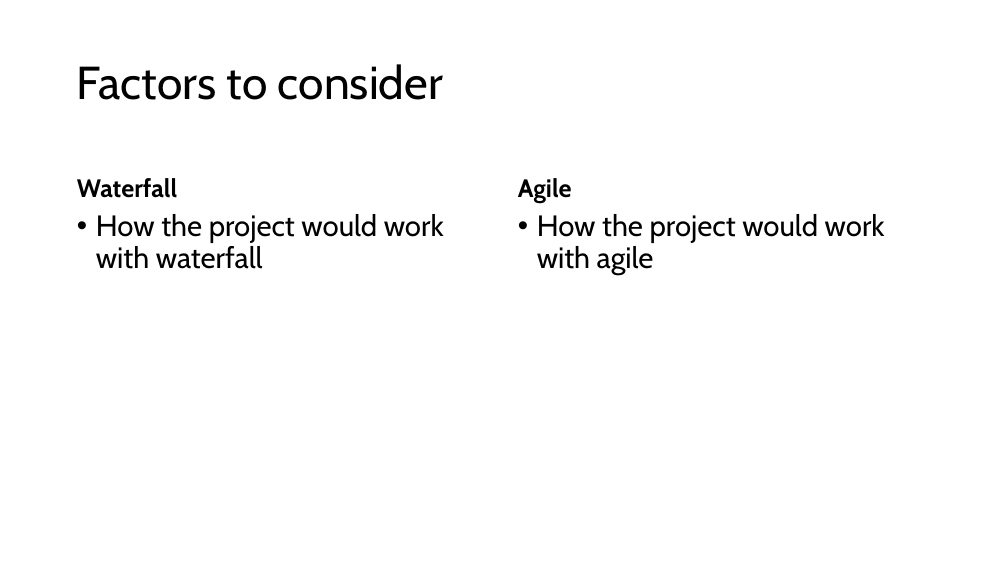
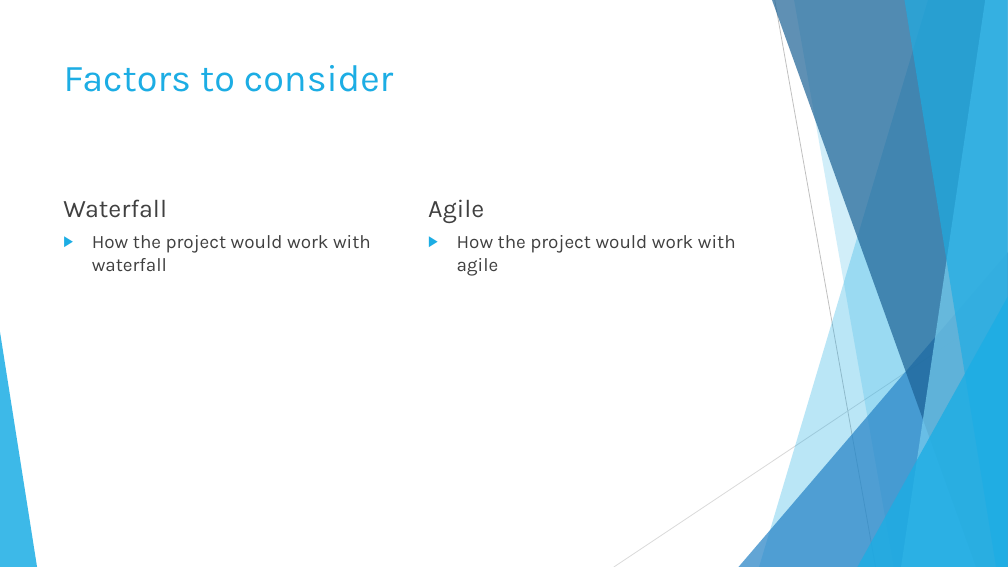
Before and after one commit to Soup098/CS_250, a slide deck: slide 5 of SDLC Final/SDLC Final PP.pptx (slide 6 before the commit). Drawn at 1008x567 pixels with LibreOffice and Linux fonts; fonts in the diff are those of the drawing. Boxes give left, top, right and bottom in pixels: in the first picture for what was removed or moved away, otherwise in the second. Text is boxed around its words. In the diff, an @@ line names an element or a change of style, - is before the commit and + after.

```diff
--- a/SDLC Final/SDLC Final PP.pptx
+++ b/SDLC Final/SDLC Final PP.pptx
@@ title "Factors to consider": place and size @@
-title "Factors to consider" at [77,64,443,100]
+title "Factors to consider" at [64,65,393,92]
@@ title "Factors to consider" at [64,65,393,92]: size 44 to 36 pt, font Cabin to Karla, text colour #000000 to #1CADE4; line spacing 0.9 to 1; vertical alignment middle to top @@
@@ text "Waterfall": place and size @@
-text "Waterfall" at [77,178,177,198]
+text "Waterfall" at [63,199,167,218]
@@ text "Waterfall" at [63,199,167,218]: font Cabin to Karla, text colour #000000 to #404040, bold off; line spacing 0.9 to 1 @@
@@ text "Agile" at [428,199,484,223]: font Cabin to Karla, text colour #000000 to #404040, bold off; line spacing 0.9 to 1 @@
@@ text "Agile": place and size @@
-text "Agile" at [518,178,572,204]
+text "Agile" at [428,199,484,223]
@@ text "How the project would work ...": place and size @@
-text "How the project would work ..." at [96,214,444,269]
+text "How the project would work ..." at [92,235,371,271]
@@ text "How the project would work ..." at [92,235,371,271]: size 28 to 18 pt, font Cabin to Karla, text colour #000000 to #404040; bullet • to ▶; line spacing 0.9 to 1 @@
@@ text "How the project would work ..." at [457,235,736,276]: size 28 to 18 pt, font Cabin to Karla, text colour #000000 to #404040; bullet • to ▶; line spacing 0.9 to 1 @@
@@ text "How the project would work ...": place and size @@
-text "How the project would work ..." at [537,214,885,275]
+text "How the project would work ..." at [457,235,736,276]
@@ group added at [0,0,1008,567]: 5 freeform shapes, 3 triangles, 2 lines @@
```
Also in this commit, not shown: 4 other slides changed, 1 slide added, 1 slide removed.
